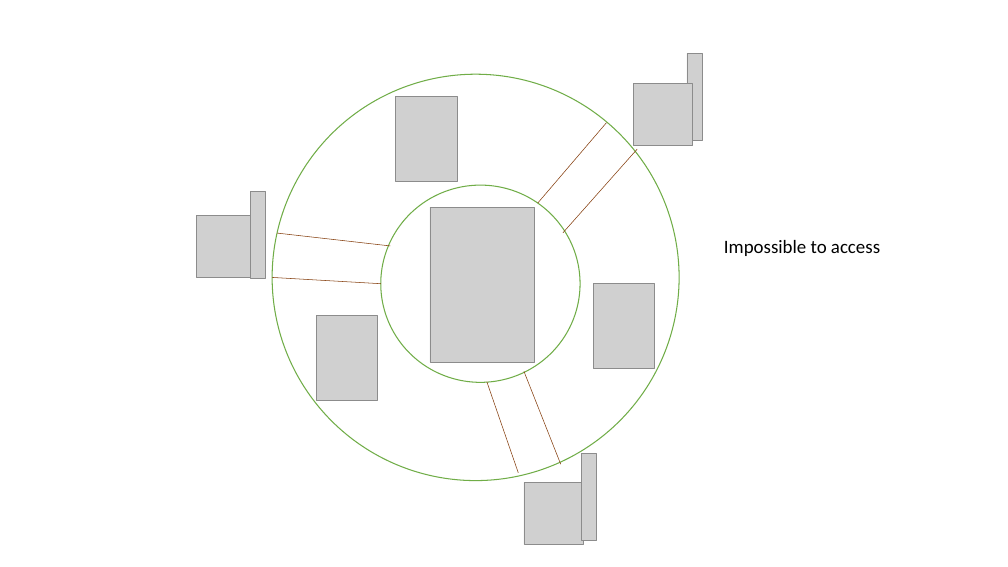
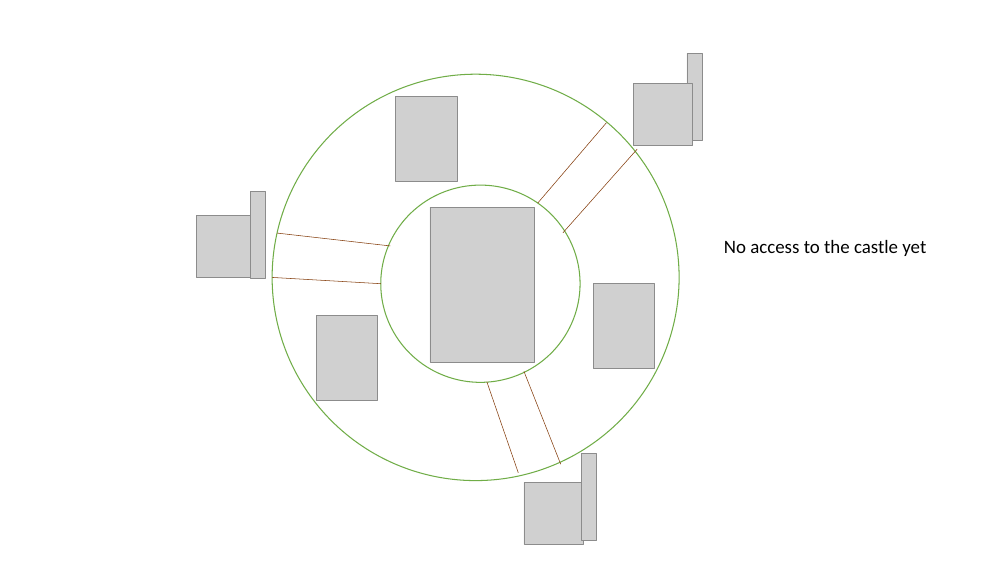
Before and after one commit to mcjavabootcamp/CourseWiki, a slide deck: slide 5 of TeachingMaterials/Object Oriented Programming.pptx (slide 2 before the commit). Drawn at 1008x567 pixels with LibreOffice and Linux fonts; fonts in the diff are those of the drawing; grey boxes stand for pictures. Boxes give left, top, right and bottom in pixels: in the first picture for what was removed or moved away, otherwise in the second. Text is boxed around its words. In the diff, an @@ line names an element or a change of style, - is before the commit and + after.

```diff
--- a/TeachingMaterials/Object Oriented Programming.pptx
+++ b/TeachingMaterials/Object Oriented Programming.pptx
@@ text at box(724, 240, 926, 256): text changed @@
-Impossible to access
+No access to the castle yet
```
Also in this commit, not shown: 2 other slides changed, 5 slides added, 8 other files.
